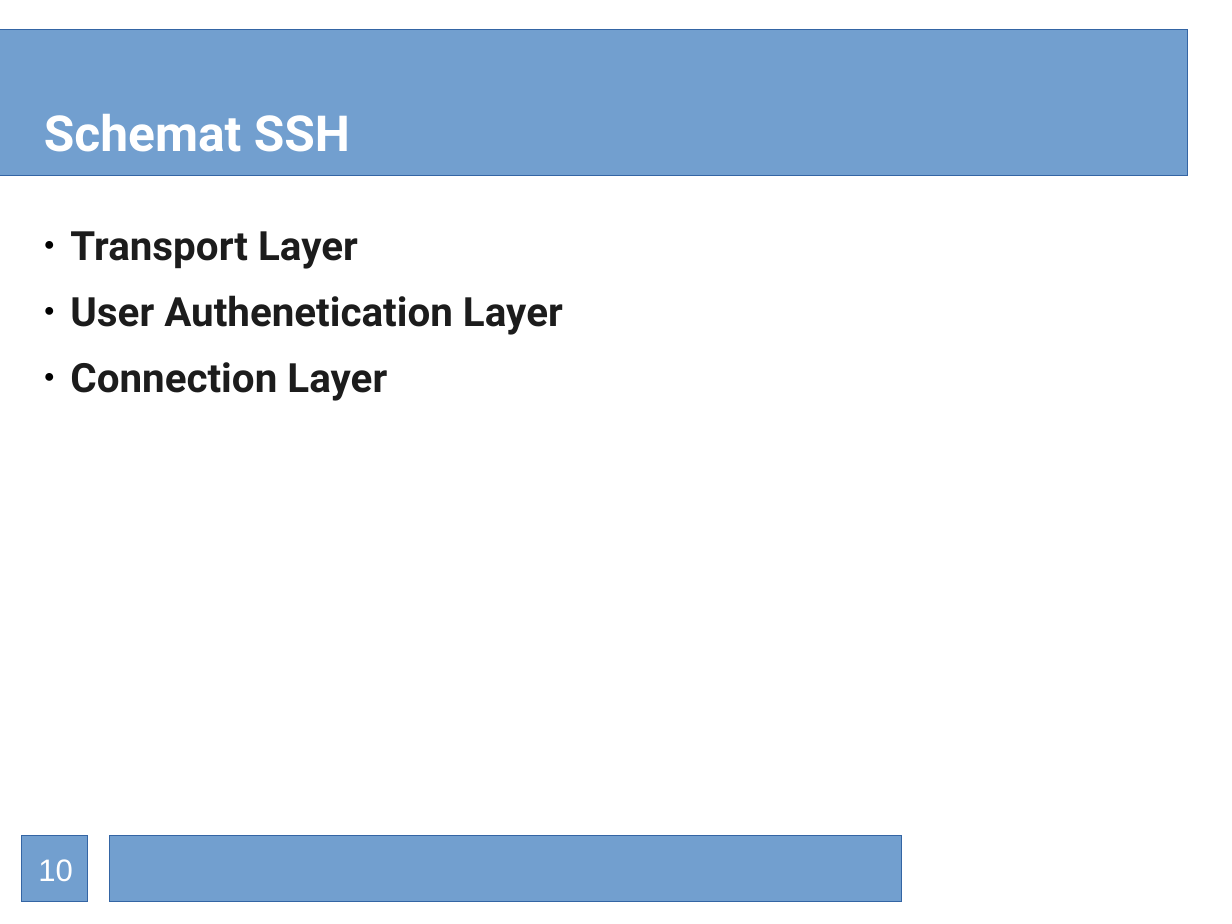
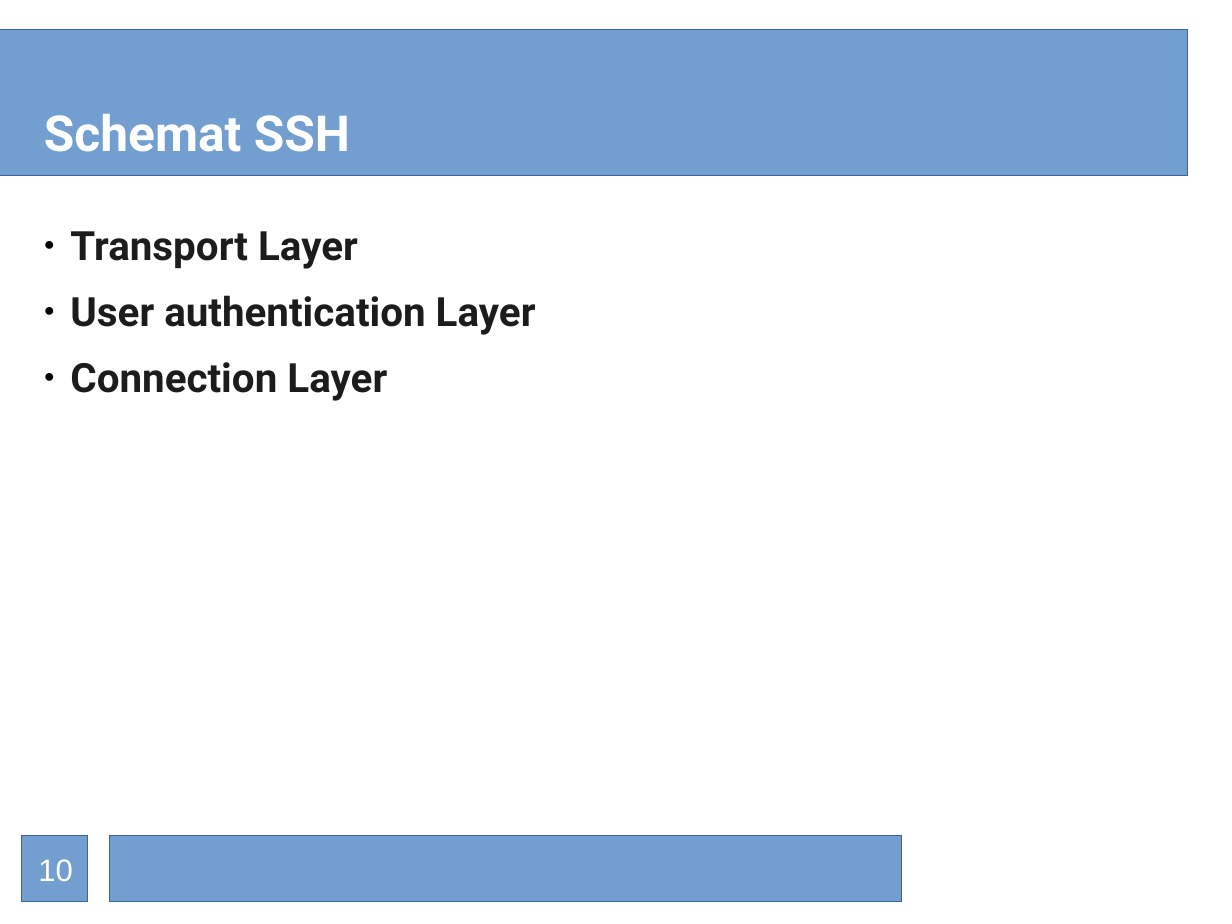
Before and after one commit to p7tryk/aplikacjesieciowe, a slide deck: slide 10 of prezentacja/prezentacja.odp. Drawn at 1232x924 pixels with LibreOffice and Linux fonts; fonts in the diff are those of the drawing; background and template pictures are left out. Boxes give left, top, right and bottom in pixels: in the first picture for what was removed or moved away, otherwise in the second. Text is boxed around its words. In the diff, an @@ line names an element or a change of style, - is before the commit and + after.

```diff
--- a/prezentacja/prezentacja.odp
+++ b/prezentacja/prezentacja.odp
@@ text at [70,295,536,335]: text changed @@
-● User Authenetication Layer
+● User authentication Layer
```
Also in this commit, not shown: 1 other slide changed, 1 slide added, 8 other files.
